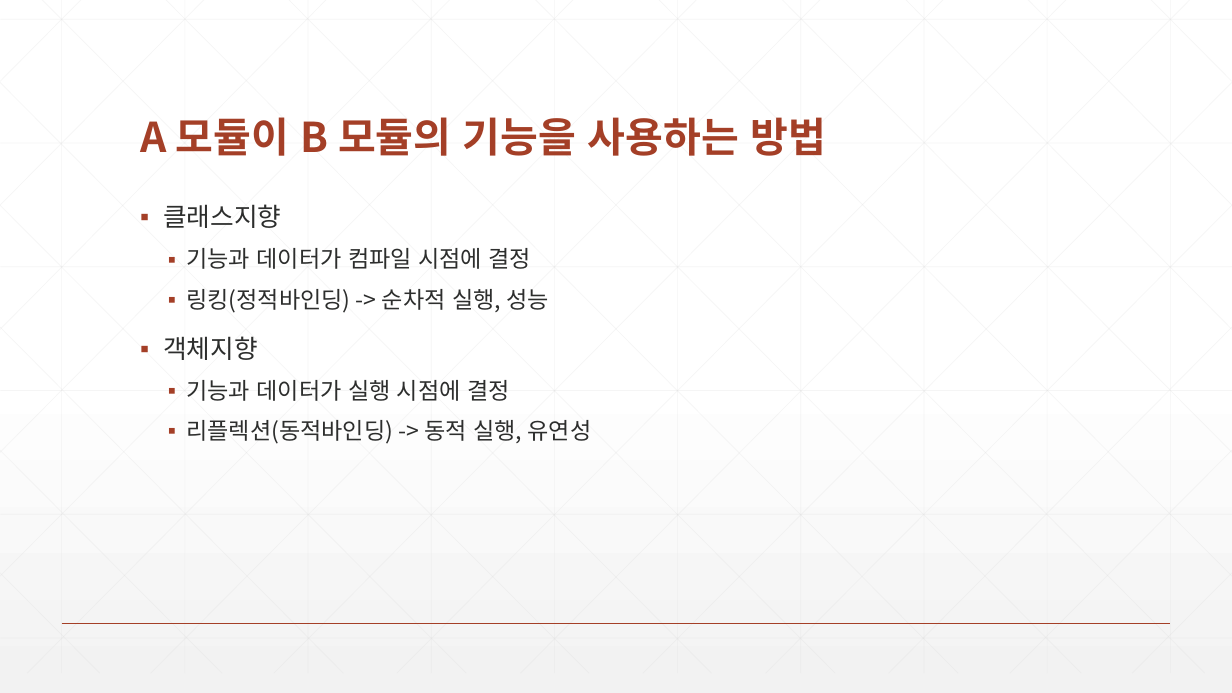
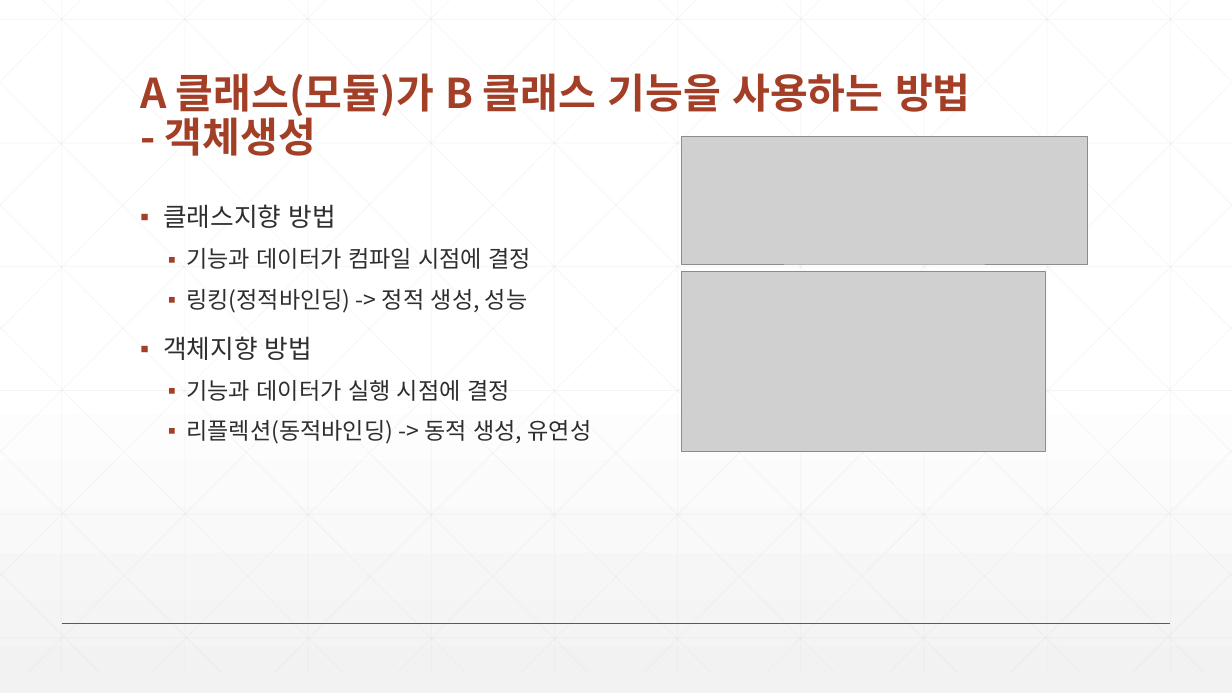
Before and after one commit to zeroshift01/code5, a slide deck: slide 2 of inflearn04/doc/교재.pptx. Drawn at 1232x693 pixels with LibreOffice and Linux fonts; fonts in the diff are those of the drawing; grey boxes stand for pictures. Boxes give left, top, right and bottom in pixels: in the first picture for what was removed or moved away, otherwise in the second. Text is boxed around its words. In the diff, an @@ line names an element or a change of style, - is before the commit and + after.

```diff
--- a/inflearn04/doc/교재.pptx
+++ b/inflearn04/doc/교재.pptx
@@ title at (140,73,971,156): text changed @@
-A 모듈이 B 모듈의 기능을 사용하는 방법
+A 클래스(모듈)가 B 클래스 기능을 사용하는 방법
+- 객체생성
@@ picture added at (682,137,1088,264) @@
@@ text at (163,204,336,228): text changed @@
-▪ 클래스지향
+▪ 클래스지향 방법
@@ text at (163,289,528,360): text changed @@
-  ▪ 링킹(정적바인딩) -> 순차적 실행, 성능
-▪ 객체지향
+  ▪ 링킹(정적바인딩) -> 정적 생성, 성능
+▪ 객체지향 방법
@@ picture added at (682,271,1046,452) @@
@@ text at (186,420,592,444): text changed @@
-  ▪ 리플렉션(동적바인딩) -> 동적 실행, 유연성
+  ▪ 리플렉션(동적바인딩) -> 동적 생성, 유연성
```
Also in this commit, not shown: 4 other slides changed, 2 slides added, 10 slides removed, 6 other files.
